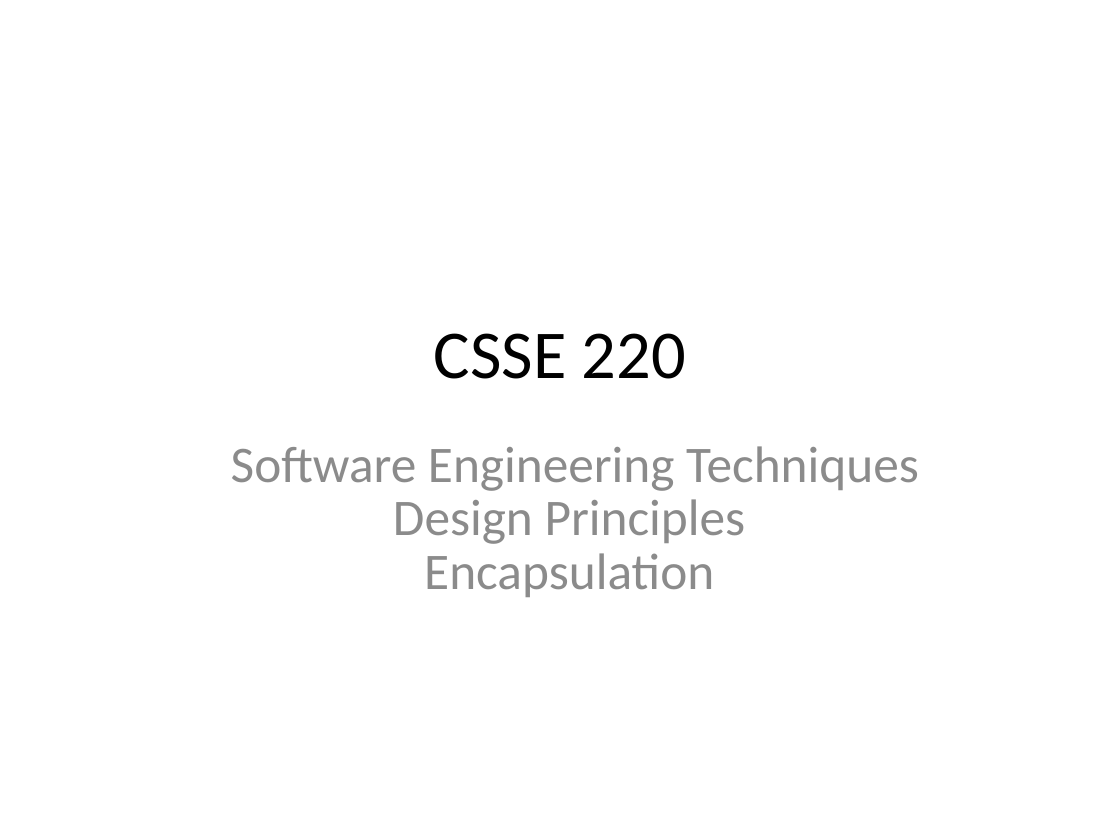
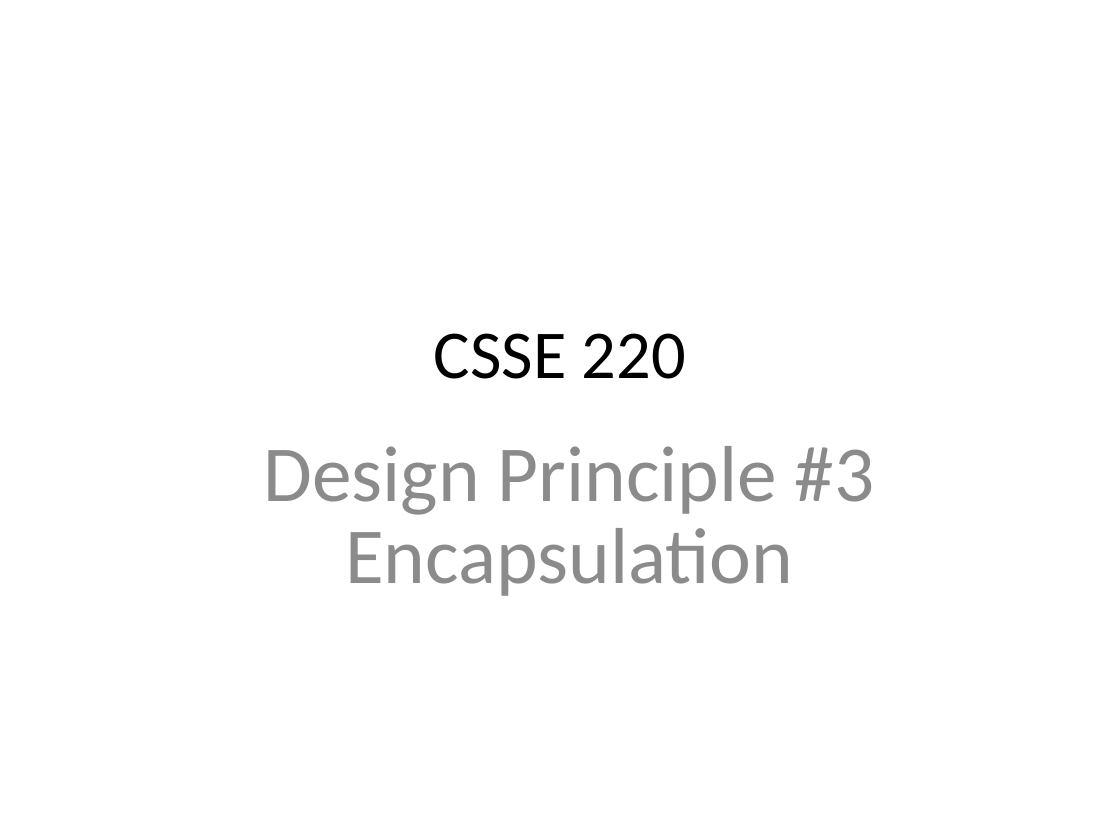
Before and after one commit to RHIT-CSSE/csse220, a slide deck: slide 1 of ClassMaterials/PairingAndEncapsulation/Slides/Encapsulation.pptx. Drawn at 1120x840 pixels with LibreOffice and Linux fonts; fonts in the diff are those of the drawing. Boxes give left, top, right and bottom in pixels: in the first picture for what was removed or moved away, otherwise in the second. Text is boxed around its words. In the diff, an @@ line names an element or a change of style, - is before the commit and + after.

```diff
--- a/ClassMaterials/PairingAndEncapsulation/Slides/Encapsulation.pptx
+++ b/ClassMaterials/PairingAndEncapsulation/Slides/Encapsulation.pptx
@@ subtitle at (263, 446, 875, 515): text changed; size 33 to 51 pt @@
-Software Engineering Techniques
-Design Principles
+Design Principle #3
@@ subtitle at (345, 528, 793, 596): size 33 to 51 pt in "Encapsulation"; more space between paragraphs @@
```
Also in this commit, not shown: 15 other slides changed, 6 slides added, 2 other files.
